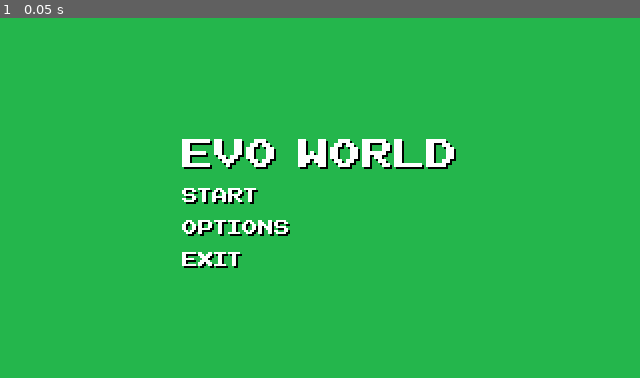
Above: before the commit, frame 1.
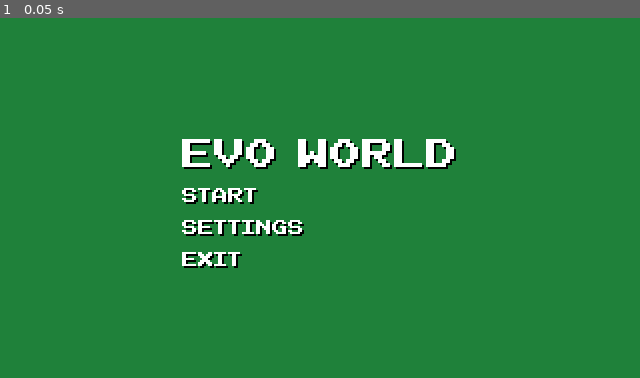
Above: after the commit, the same moment.

Repository: Morphclue/evo-world
Game: Godot game, scene res://menus/mainMenu.tscn
Same seed, same stepped clock (60 frames per second), same inputs: the game is played once before the commit and once after it. This scene is started directly instead of the project's main scene.
Inputs:
- Up to frame 1 (0.05 s): no input

The runs differ from the first frame. In frame 1, 97% of the frame differs, in the area x 0-100%, y 0-100%.
Error after the commit: Parse Error: Can't preload resource at path: res://world.tscn (res://menus/mainMenu.gd:3)

Commit message:
feat: add mainlogic to mainMenu

Diff:
--- /dev/null
+++ b/menus/mainMenu.gd
@@ -0,0 +1,43 @@
+extends Control
+
+const world_scene = preload("res://world.tscn")
+
+onready var start = $background/centerContainer/container/options/start
+onready var settings = $background/centerContainer/container/options/settings
+onready var exit = $background/centerContainer/container/options/exit
+
+var options
+var current_selection = 0
+
+func _ready():
+	options = [start, settings, exit]
+	start.add_color_override("font_color", Color(1,1,0,1))
+
+
+func _process(delta):
+	if Input.is_action_just_pressed("ui_down") and current_selection < 2:
+		current_selection += 1
+		_hover(current_selection)
+	elif Input.is_action_just_pressed("ui_up") and current_selection > 0:
+		current_selection -= 1
+		_hover(current_selection)
+	elif Input.is_action_just_pressed("ui_accept"):
+		_select(current_selection)
+
+
+func _select(_current_selection: int) -> void:
+	if current_selection == 0:
+		get_parent().add_child(world_scene.instance())
+		queue_free()
+	elif _current_selection == 1:
+		print("TODO OPTIONS")
+	elif _current_selection == 2:
+		get_tree().quit()
+
+
+func _hover(_current_selection: int) -> void:
+	for option in options:
+		option.add_color_override("font_color", Color(1,1,1,1))
+
+	options[_current_selection].add_color_override("font_color", Color(1,1,0,1))
+	pass
--- a/menus/mainMenu.tscn
+++ b/menus/mainMenu.tscn
@@ -1,6 +1,7 @@
-[gd_scene load_steps=4 format=2]
+[gd_scene load_steps=5 format=2]
 
 [ext_resource path="res://menus/NESCyrillic.tres" type="DynamicFont" id=1]
+[ext_resource path="res://menus/mainMenu.gd" type="Script" id=2]
 
 [sub_resource type="DynamicFontData" id=1]
 font_path = "res://menus/NESCyrillic.ttf"
@@ -12,6 +13,7 @@
 [node name="mainMenu" type="Control"]
 anchor_right = 1.0
 anchor_bottom = 1.0
+script = ExtResource( 2 )
 __meta__ = {
 "_edit_use_anchors_": false
 }
@@ -19,7 +21,7 @@
 [node name="background" type="ColorRect" parent="."]
 margin_right = 320.0
 margin_bottom = 180.0
-color = Color( 0.145098, 0.717647, 0.301961, 1 )
+color = Color( 0.12549, 0.509804, 0.231373, 1 )
 __meta__ = {
 "_edit_use_anchors_": false
 }
@@ -60,13 +62,13 @@
 custom_colors/font_color_shadow = Color( 0, 0, 0, 1 )
 text = "START"
 
-[node name="options" type="Label" parent="background/centerContainer/container/options"]
+[node name="settings" type="Label" parent="background/centerContainer/container/options"]
 margin_top = 16.0
 margin_right = 138.0
 margin_bottom = 28.0
 custom_fonts/font = ExtResource( 1 )
 custom_colors/font_color_shadow = Color( 0, 0, 0, 1 )
-text = "Options"
+text = "Settings"
 
 [node name="exit" type="Label" parent="background/centerContainer/container/options"]
 margin_top = 32.0
